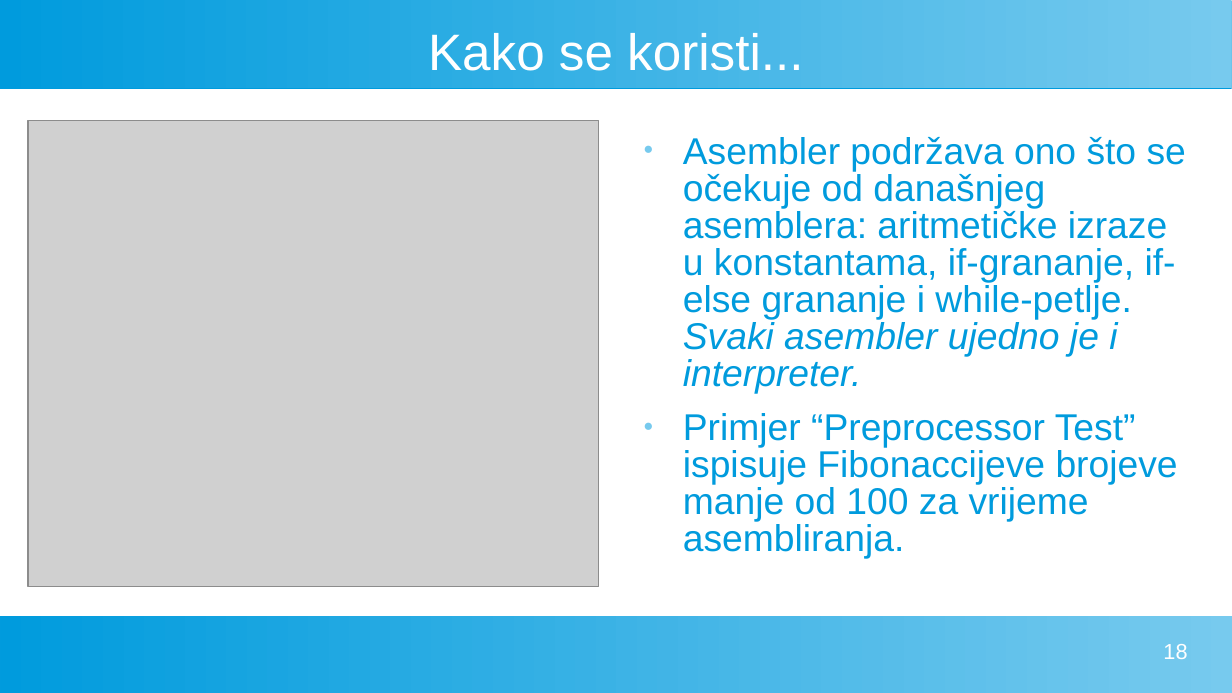
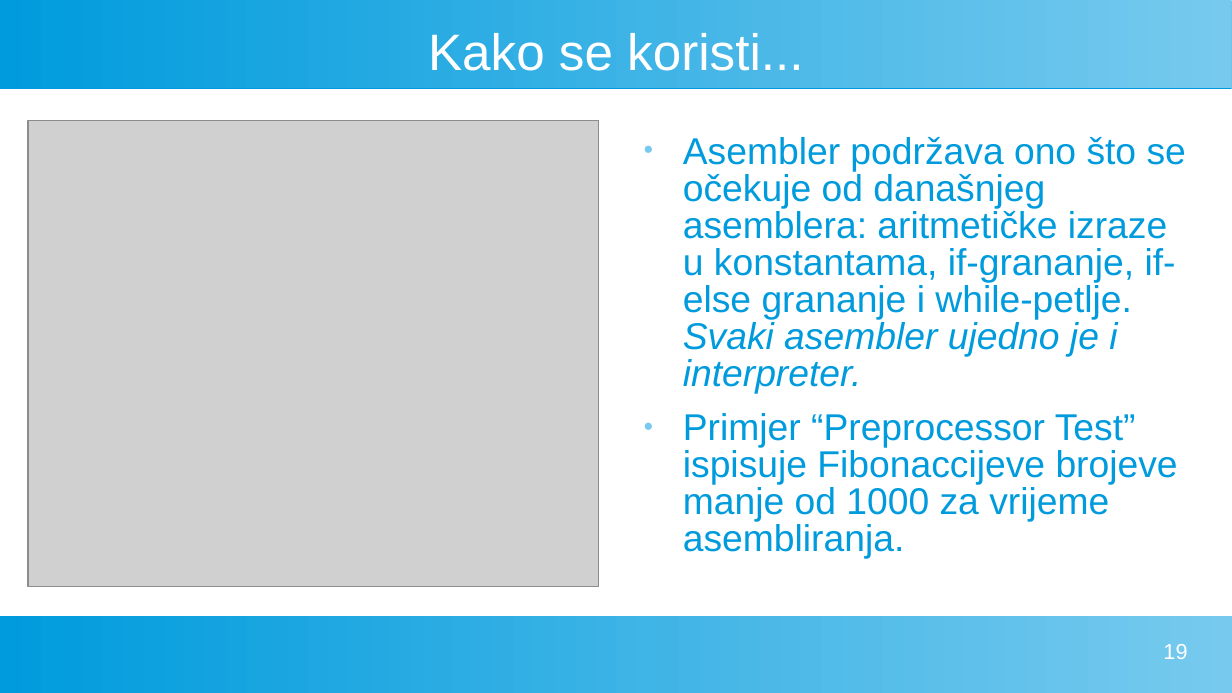
Before and after one commit to FlatAssembler/FlatAssembler.github.io, a slide deck: slide 19 of PicoBlaze/PicoBlaze.ppt (slide 18 before the commit). Drawn at 1232x693 pixels with LibreOffice and Linux fonts; fonts in the diff are those of the drawing; grey boxes stand for pictures. Boxes give left, top, right and bottom in pixels: in the first picture for what was removed or moved away, otherwise in the second. Text is boxed around its words. In the diff, an @@ line names an element or a change of style, - is before the commit and + after.

```diff
--- a/PicoBlaze/PicoBlaze.ppt
+++ b/PicoBlaze/PicoBlaze.ppt
@@ text at (x1=683, y1=413, x2=1178, y2=559): text changed @@
-● Primjer “Preprocessor Test” ispisuje Fibonaccijeve brojeve manje od 100 za vrijeme asembliranja.
+● Primjer “Preprocessor Test” ispisuje Fibonaccijeve brojeve manje od 1000 za vrijeme asembliranja.
@@ page number at (x1=1163, y1=644, x2=1187, y2=659): text changed @@
-18
+19
```
Also in this commit, not shown: 2 other slides changed, 1 slide added.
